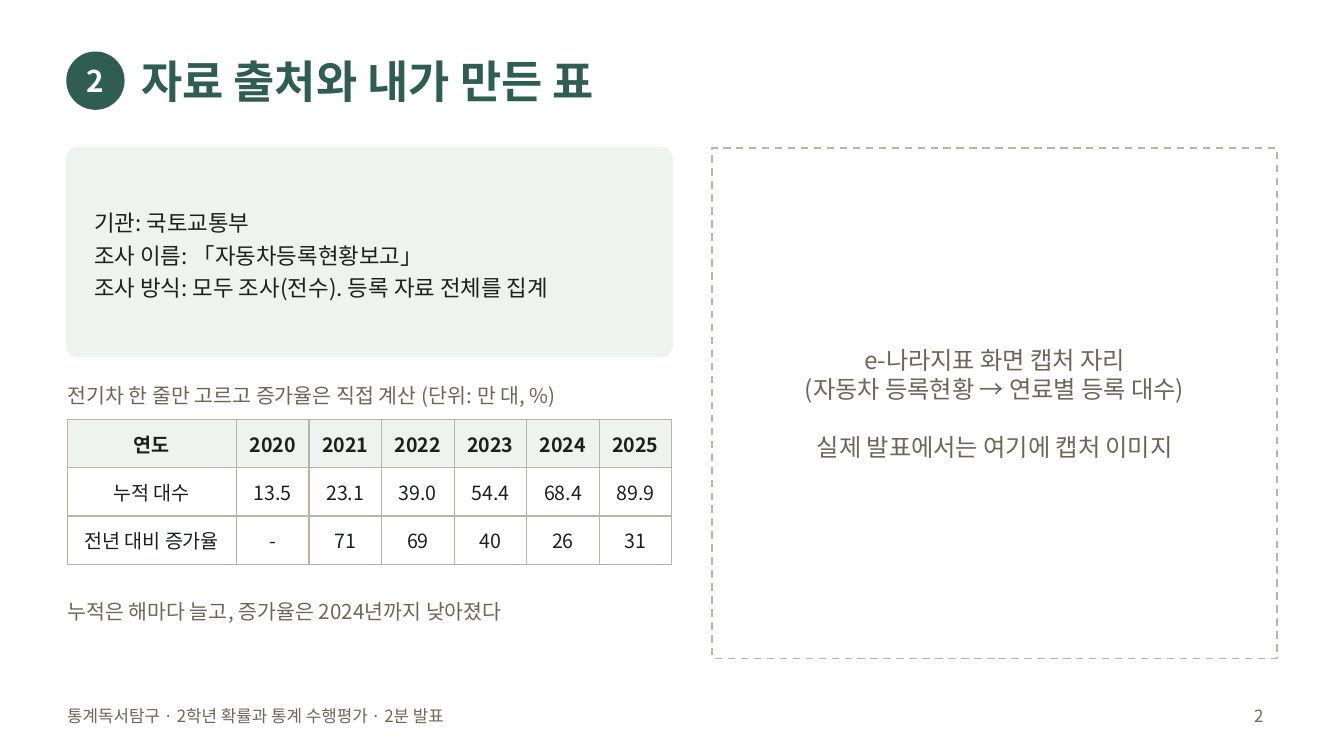
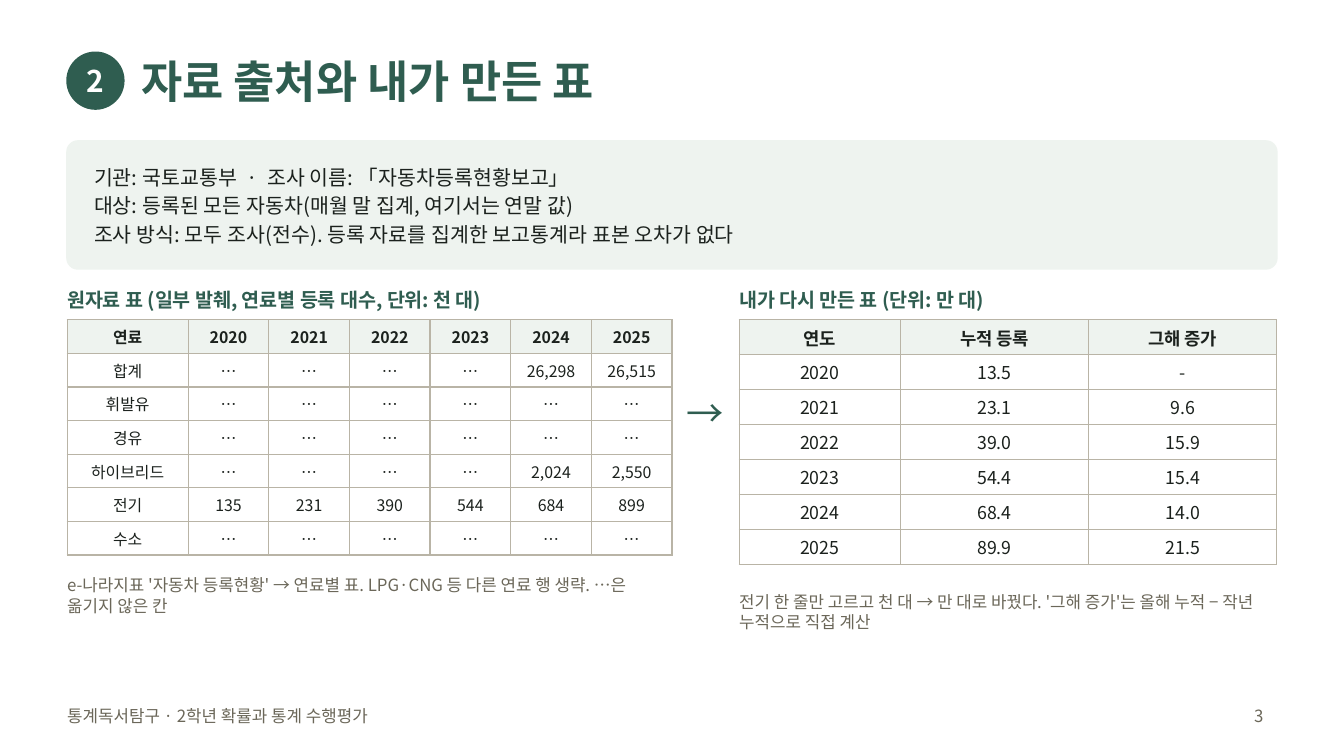
Before and after one commit to jaegeunsongsong/autobot, a slide deck: slide 3 of docs/2026-2학기-통계독서탐구-수행평가/발표예시-공학.pptx (slide 2 before the commit). Drawn at 1344x756 pixels with LibreOffice and Linux fonts; fonts in the diff are those of the drawing. Boxes give left, top, right and bottom in pixels: in the first picture for what was removed or moved away, otherwise in the second. Text is boxed around its words. In the diff, an @@ line names an element or a change of style, - is before the commit and + after.

```diff
--- a/docs/2026-2학기-통계독서탐구-수행평가/발표예시-공학.pptx
+++ b/docs/2026-2학기-통계독서탐구-수행평가/발표예시-공학.pptx
@@ rounded rectangle: place and size @@
-rounded rectangle at (67,148,672,356)
+rounded rectangle at (67,141,1277,269)
@@ rounded rectangle at (67,141,1277,269): proportions changed @@
@@ rectangle removed at (712,148,1277,659) @@
@@ text at (94,167,734,246): text changed; size 12 to 11 pt @@
-기관: 국토교통부
-조사 이름: 「자동차등록현황보고」
-조사 방식: 모두 조사(전수). 등록 자료 전체를 집계
+기관: 국토교통부 · 조사 이름: 「자동차등록현황보고」
+대상: 등록된 모든 자동차(매월 말 집계, 여기서는 연말 값)
+조사 방식: 모두 조사(전수). 등록 자료를 집계한 보고통계라 표본 오차가 없다
@@ text at (67,290,481,311): text changed; size 11 to 10.5 pt; text colour #6B6759 to #2F5D50; bold on @@
-전기차 한 줄만 고르고 증가율은 직접 계산 (단위: 만 대, %)
+원자료 표 (일부 발췌, 연료별 등록 대수, 단위: 천 대)
@@ text at (739,290,984,311): text changed; size 13 to 10.5 pt; text colour #6B6759 to #2F5D50; bold on @@
-e-나라지표 화면 캡처 자리
-(자동차 등록현황 → 연료별 등록 대수)
-실제 발표에서는 여기에 캡처 이미지
+내가 다시 만든 표 (단위: 만 대)
@@ table added at (67,320,672,551), 7 rows, 7 columns @@
+연료 | 2020 | 2021 | 2022 | 2023 | 2024 | 2025
+합계 | … | … | … | … | 26,298 | 26,515
+휘발유 | … | … | … | … | … | …
+경유 | … | … | … | … | … | …
+하이브리드 | … | … | … | … | 2,024 | 2,550
+전기 | 135 | 231 | 390 | 544 | 684 | 899
+수소 | … | … | … | … | … | …
@@ table added at (739,320,1277,559), 7 rows, 3 columns @@
+연도 | 누적 등록 | 그해 증가
+2020 | 13.5 | -
+2021 | 23.1 | 9.6
+2022 | 39.0 | 15.9
+2023 | 54.4 | 15.4
+2024 | 68.4 | 14.0
+2025 | 89.9 | 21.5
@@ table removed at (67,419,672,554), 3 rows, 7 columns @@
-연도 | 2020 | 2021 | 2022 | 2023 | 2024 | 2025
-누적 대수 | 13.5 | 23.1 | 39.0 | 54.4 | 68.4 | 89.9
-전년 대비 증가율 | - | 71 | 69 | 40 | 26 | 31
@@ text added at (672,390,739,457), 20 pt, text #2F5D50 @@
+→
@@ text at (67,577,626,614): text changed; size 11 to 9 pt @@
-누적은 해마다 늘고, 증가율은 2024년까지 낮아졌다
+e-나라지표 '자동차 등록현황' → 연료별 표. LPG·CNG 등 다른 연료 행 생략. …은 옮기지 않은 칸
@@ text added at (739,594,1253,630), 9 pt, text #6B6759 @@
+전기 한 줄만 고르고 천 대 → 만 대로 바꿨다. '그해 증가'는 올해 누적 − 작년 누적으로 직접 계산
@@ text at (67,708,368,724): text changed @@
-통계독서탐구 · 2학년 확률과 통계 수행평가 · 2분 발표
+통계독서탐구 · 2학년 확률과 통계 수행평가
@@ page number at (1254,709,1263,722): text changed @@
-2
+3
```
Also in this commit, not shown: 3 other slides changed, 4 slides added, 8 other files.
